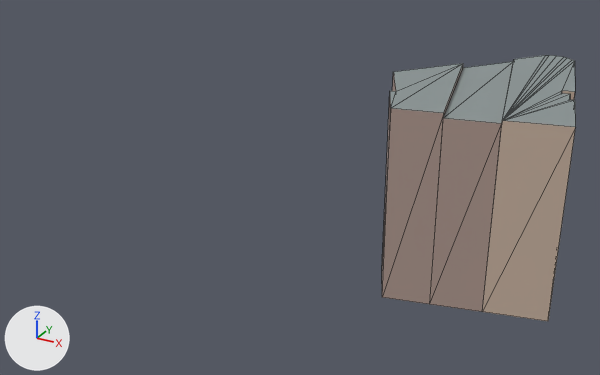
The glTF model game/assets/resources/districts/chinatown/context--1-1.gltf: old version first, new version second.
Camera for both pictures: a 50 mm lens placed at (3.4, -287.1, 42.8), pointed at (-43.2, -202.3, 0.4). Arrows for +X, +Y and +Z are at lower left; the lights stay in place. The picture after the commit comes second. Mesh edges are drawn as thin lines. Vertices at exactly the same position are counted once.

Script lines for the objects in view, before the commit:
```python
me_context__1_1 = bpy.data.meshes.new('context--1-1')
me_context__1_1.from_pydata(...)  # 48 vertices, 72 faces; spans x -28.1..-8.3, y -221.2..-194.7, z 0.0..19.5
# faces by material slot: [32, 20, 20]
me_context__1_1.materials.append(mat_nyc_wall_0)  # beige #c7b1a0
me_context__1_1.materials.append(mat_nyc_wall_2)  # beige #ad978e
me_context__1_1.materials.append(mat_nyc_roof)  # grey #8b9595
ob_context__1_1 = bpy.data.objects.new('context--1-1', me_context__1_1)
ob_context__1_1.location = (0.0, 0.0, 0.0)
```
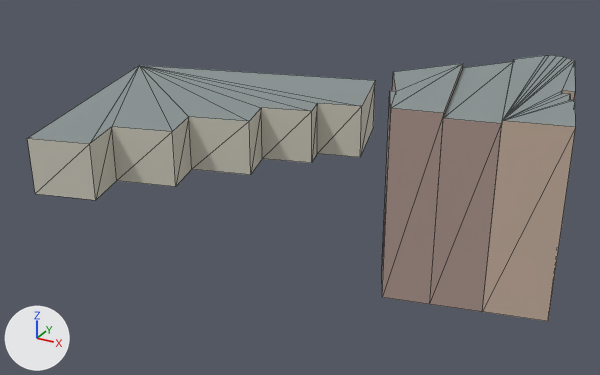
What differs and where, as boxes [x1, y1, x2, y2] in the pictures (600 x 375 px):
'context--1-1', reshaped (182% wider): before [382, 55, 576, 321]; after [27, 55, 576, 321]
part 1 of me_context__1_1, added: after [27, 65, 375, 200]

Diff of the bpy script that builds the scene:
```diff
--- a/game/assets/resources/districts/chinatown/context--1-1.gltf.py
+++ b/game/assets/resources/districts/chinatown/context--1-1.gltf.py
@@ mat_nyc_wall_1 @@
+mat_nyc_wall_1 = principled_material('NYC wall 1')
+mat_nyc_wall_1.base_color = (0.63, 0.61, 0.52)  # light grey #d0cdbf
+mat_nyc_wall_1.roughness = 0.9
@@ me_context__1_1 @@
 # used by ob_context__1_1; location = (0.0, 0.0, 0.0)
-me_context__1_1.from_pydata(...)  # 48 vertices, 72 faces; spans x -28.1..-8.3, y -221.2..-194.7, z 0.0..19.5
+me_context__1_1.from_pydata(...)  # 72 vertices, 106 faces; spans x -81.3..-8.3, y -221.2..-175.9, z 0.0..19.5
+# me_context__1_1 part 1: a new loose piece of 24 vertices spanning x -81.3..-41.5, y -219.3..-175.9, z 0.0..7.5
 me_context__1_1.materials.append(mat_nyc_wall_0)
@@ me_context__1_1 @@
 me_context__1_1.materials.append(mat_nyc_roof)
+me_context__1_1.materials.append(mat_nyc_wall_1)  # light grey #d0cdbf
```
